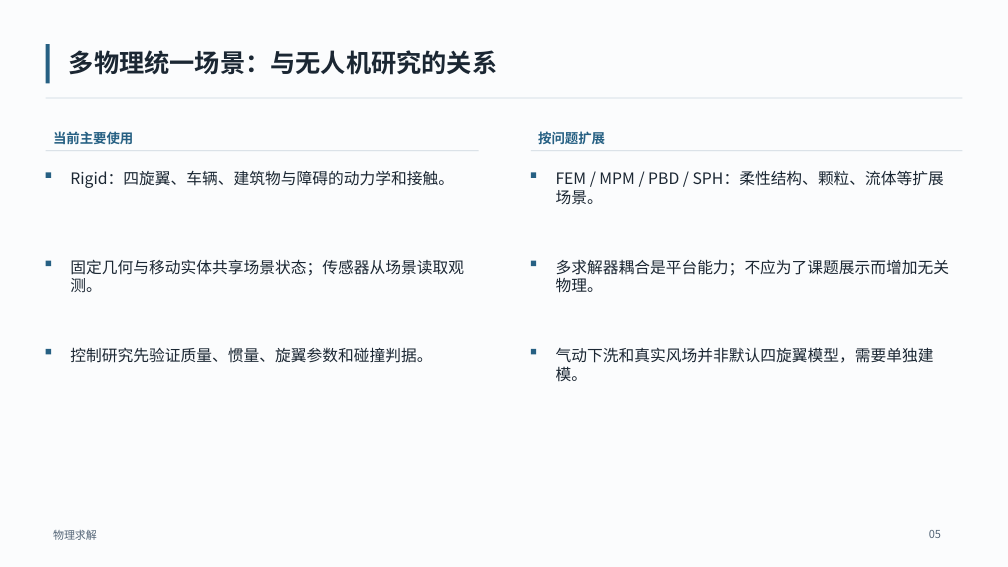
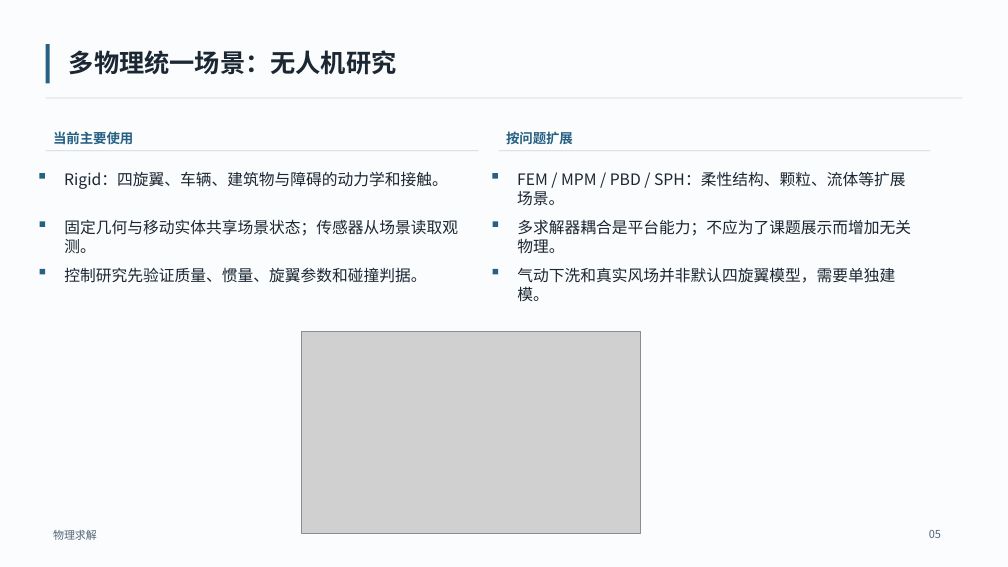
Before and after one commit to shixia9/genesis-vehicle-obstacles, a slide deck: slide 4 of docs/presentations/genesis_uav_v2x_research_overview.pptx (slide 5 before the commit). Drawn at 1008x567 pixels with LibreOffice and Linux fonts; fonts in the diff are those of the drawing; grey boxes stand for pictures. Boxes give left, top, right and bottom in pixels: in the first picture for what was removed or moved away, otherwise in the second. Text is boxed around its words. In the diff, an @@ line names an element or a change of style, - is before the commit and + after.

```diff
--- a/docs/presentations/genesis_uav_v2x_research_overview.pptx
+++ b/docs/presentations/genesis_uav_v2x_research_overview.pptx
@@ text at [69, 50, 397, 75]: text changed @@
-多物理统一场景：与无人机研究的关系
+多物理统一场景：无人机研究
@@ text "按问题扩展": place and size @@
-text "按问题扩展" at [538, 131, 605, 144]
+text "按问题扩展" at [506, 131, 573, 144]
@@ rectangle: place and size @@
-rectangle at [45, 172, 51, 178]
+rectangle at [39, 173, 45, 178]
@@ text "Rigid：四旋翼、车辆、建筑物与障碍的动力学和接触。": place and size @@
-text "Rigid：四旋翼、车辆、建筑物与障碍的动力学和接触。" at [70, 170, 454, 188]
+text "Rigid：四旋翼、车辆、建筑物与障碍的动力学和接触。" at [64, 171, 448, 189]
@@ rectangle: place and size @@
-rectangle at [531, 172, 536, 178]
+rectangle at [492, 173, 498, 178]
@@ rectangle: place and size @@
-rectangle at [531, 150, 963, 151]
+rectangle at [499, 150, 931, 151]
@@ text "FEM / MPM / PBD ...": place and size @@
-text "FEM / MPM / PBD ..." at [556, 170, 944, 205]
+text "FEM / MPM / PBD ..." at [517, 171, 905, 206]
@@ rectangle: place and size @@
-rectangle at [45, 261, 51, 266]
+rectangle at [40, 222, 45, 227]
@@ text "固定几何与移动实体共享场景状态；传感器从场景读取观测。": place and size @@
-text "固定几何与移动实体共享场景状态；传感器从场景读取观测。" at [70, 259, 464, 292]
+text "固定几何与移动实体共享场景状态；传感器从场景读取观测。" at [64, 219, 458, 253]
@@ rectangle: place and size @@
-rectangle at [531, 261, 536, 266]
+rectangle at [493, 222, 498, 227]
@@ text "多求解器耦合是平台能力；不应为了课题展示而增加无关物理。": place and size @@
-text "多求解器耦合是平台能力；不应为了课题展示而增加无关物理。" at [556, 259, 950, 293]
+text "多求解器耦合是平台能力；不应为了课题展示而增加无关物理。" at [517, 220, 911, 254]
@@ rectangle: place and size @@
-rectangle at [45, 349, 51, 354]
+rectangle at [40, 269, 45, 274]
@@ text "控制研究先验证质量、惯量、旋翼参数和碰撞判据。": place and size @@
-text "控制研究先验证质量、惯量、旋翼参数和碰撞判据。" at [70, 347, 432, 363]
+text "控制研究先验证质量、惯量、旋翼参数和碰撞判据。" at [64, 267, 426, 283]
@@ rectangle: place and size @@
-rectangle at [531, 349, 536, 354]
+rectangle at [493, 269, 498, 274]
@@ text "气动下洗和真实风场并非默认四旋翼模型，需要单独建模。": place and size @@
-text "气动下洗和真实风场并非默认四旋翼模型，需要单独建模。" at [556, 347, 934, 382]
+text "气动下洗和真实风场并非默认四旋翼模型，需要单独建模。" at [517, 267, 895, 302]
@@ picture added at [302, 331, 640, 534] @@
```
Also in this commit, not shown: 2 other slides changed, 1 slide added, 2 slides removed, 1 other file.
